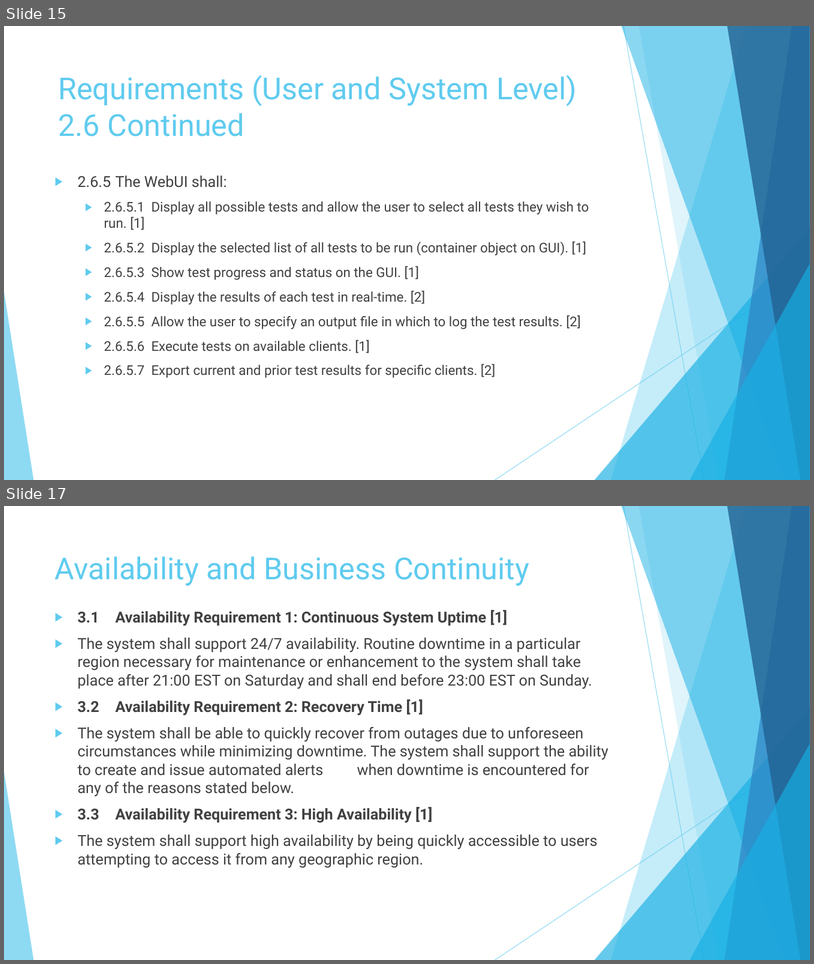
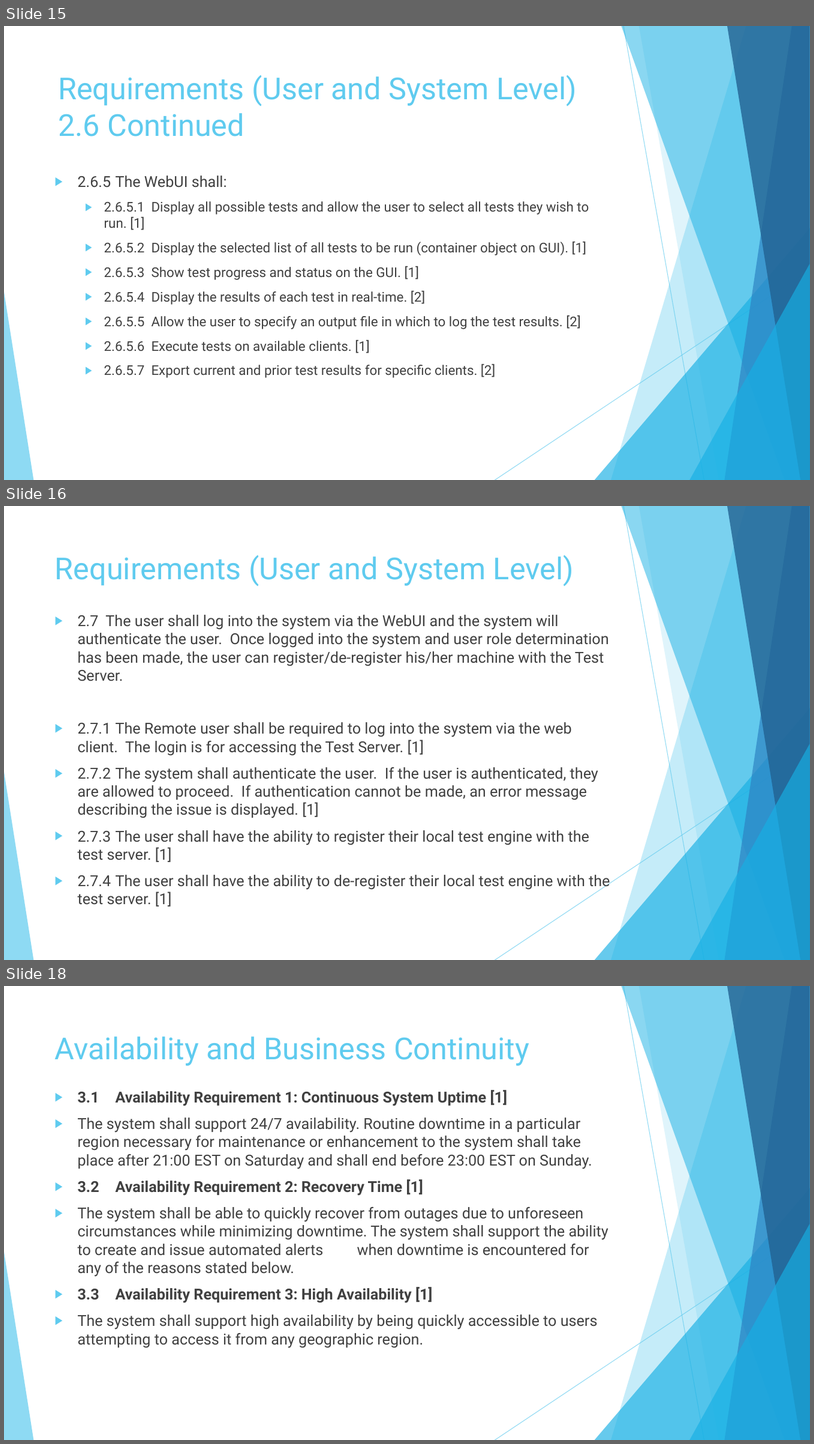
Before and after one commit to KodeFu/cse682, a slide deck: Test Framework Midterm Presentation.pptx. Shown one above the other, each under a label of ours: slides 15 and 17 before the commit, slides 15, 16 and 18 after it; the slides between them are not shown. The pictures are 814x964 and 814x1444 pixels, drawn with LibreOffice and Linux fonts; fonts in the diff are those of the drawing. Boxes give left, top, right and bottom in pixels: in the first picture for what was removed or moved away, otherwise in the second. Text is boxed around its words. In the diff, an @@ line names an element or a change of style, - is before the commit and + after.

```diff
--- a/Test Framework Midterm Presentation.pptx
+++ b/Test Framework Midterm Presentation.pptx
@@ slide 16 added at (4, 506, 810, 960), background #FFFFFF; not listed: 10 template elements that a slide beside it also shows @@
@@ title added at (55, 555, 574, 586), 36 pt, text #5FCBEF @@
+Requirements (User and System Level)
@@ text added at (78, 615, 610, 906), 18 pt, text #404040 @@
+▶ 2.7 The user shall log into the system via the WebUI and the system will authenticate the user. Once logged into the system and user role determination has been made, the user can register/de-register his/her machine with the Test Server.
+▶ 2.7.1 The Remote user shall be required to log into the system via the web client. The login is for accessing the Test Server. [1]
+▶ 2.7.2 The system shall authenticate the user. If the user is authenticated, they are allowed to proceed. If authentication cannot be made, an error message describing the issue is displayed. [1]
+▶ 2.7.3 The user shall have the ability to register their local test engine with the test server. [1]
+▶ 2.7.4 The user shall have the ability to de-register their local test engine with the test server. [1]
@@ what was slide 17 is now slide 18 @@
```
Also in this commit, not shown: 1 slide changed, 2 other files.
